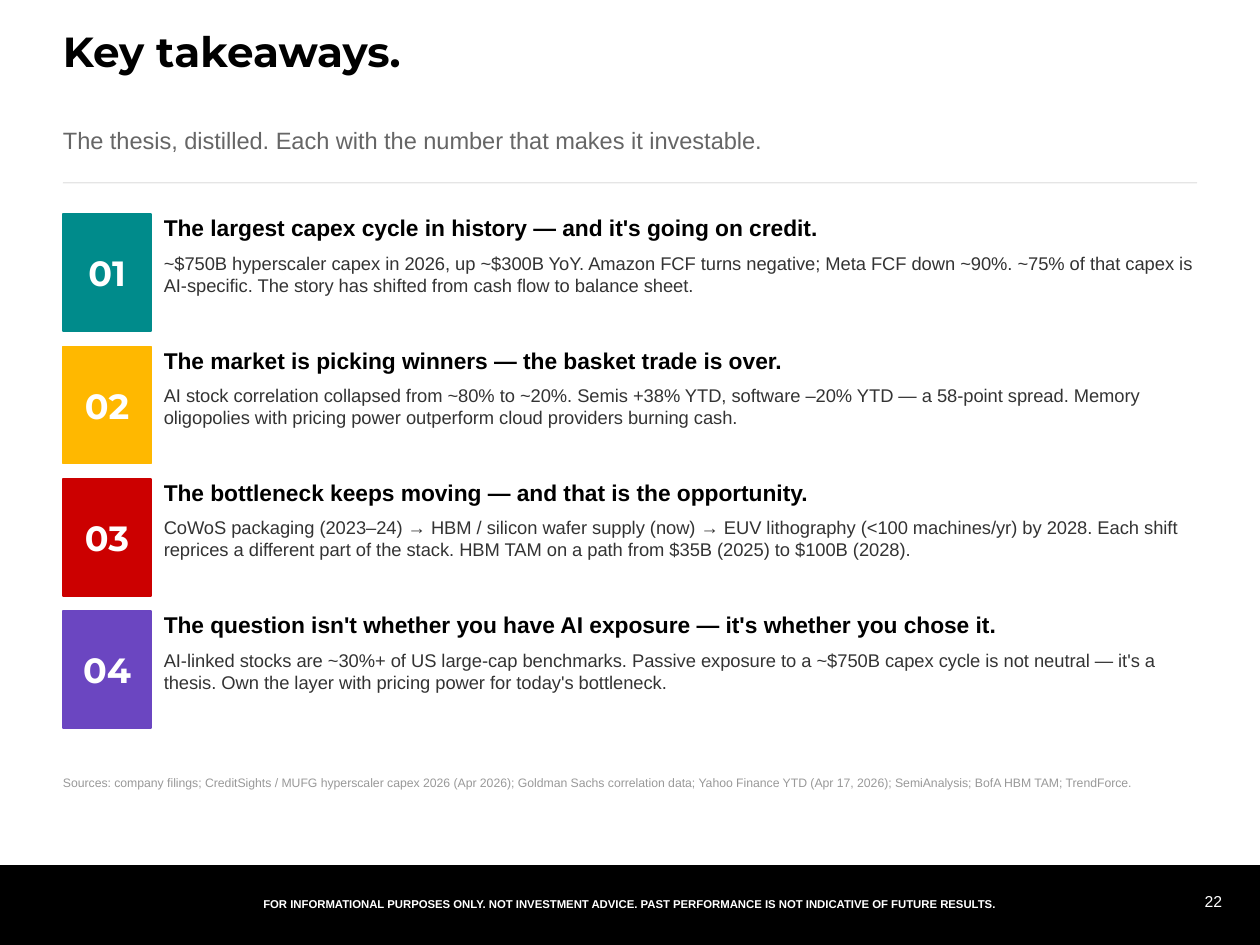
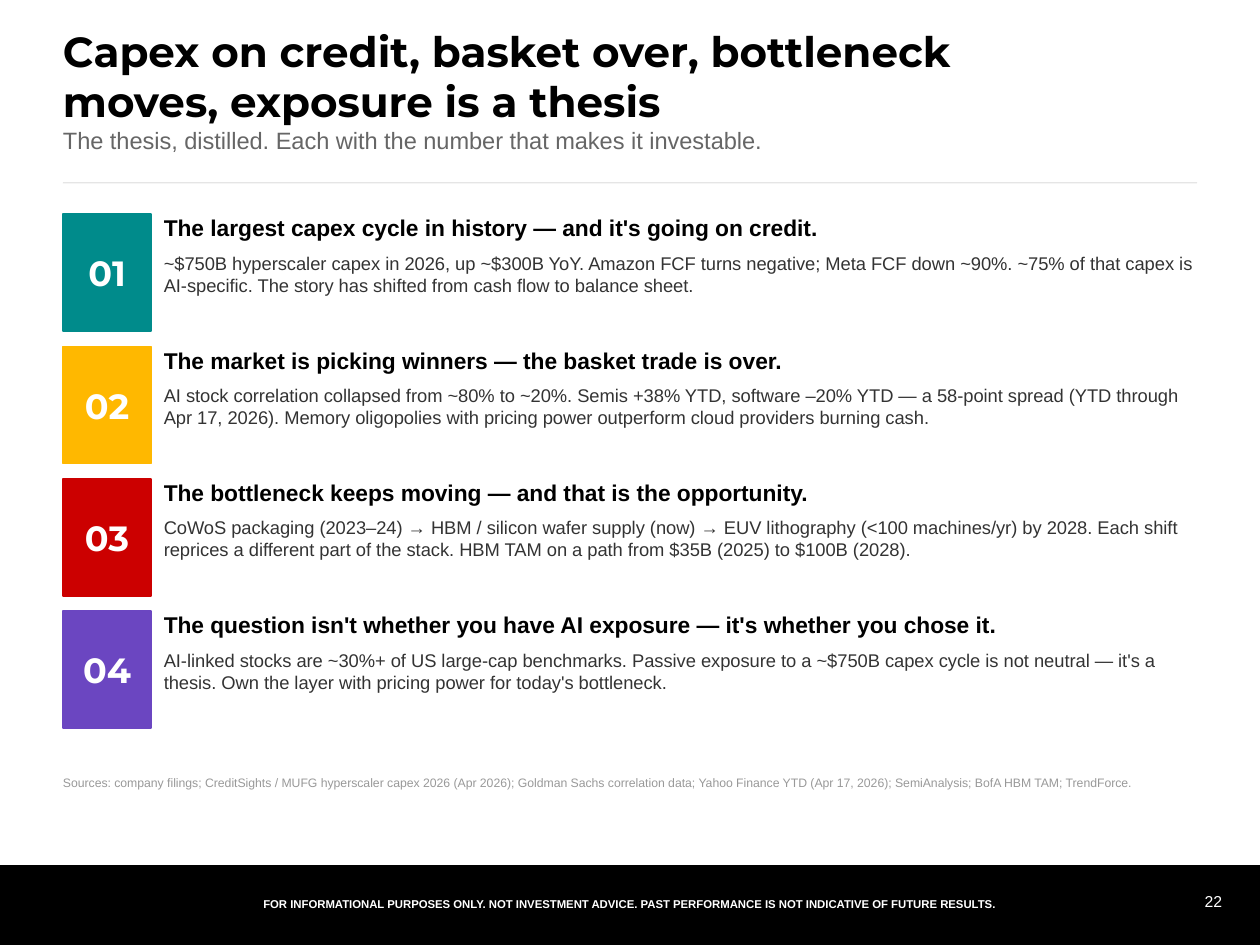
Before and after one commit to samuelcmcclellan-cell/ai-markets-deck, a slide deck: slide 22 of ai-markets-deck.pptx. Drawn at 1260x945 pixels with LibreOffice and Linux fonts; fonts in the diff are those of the drawing. Boxes give left, top, right and bottom in pixels: in the first picture for what was removed or moved away, otherwise in the second. Text is boxed around its words. In the diff, an @@ line names an element or a change of style, - is before the commit and + after.

```diff
--- a/ai-markets-deck.pptx
+++ b/ai-markets-deck.pptx
@@ text at (63, 34, 951, 125): text changed @@
-Key takeaways.
+Capex on credit, basket over, bottleneck moves, exposure is a thesis
@@ text at (164, 388, 1178, 428): text changed @@
-AI stock correlation collapsed from ~80% to ~20%. Semis +38% YTD, software –20% YTD — a 58-point spread. Memory oligopolies with pricing power outperform cloud providers burning cash.
+AI stock correlation collapsed from ~80% to ~20%. Semis +38% YTD, software –20% YTD — a 58-point spread (YTD through Apr 17, 2026). Memory oligopolies with pricing power outperform cloud providers burning cash.
```
Also in this commit, not shown: 17 other slides changed, 20 other files.
